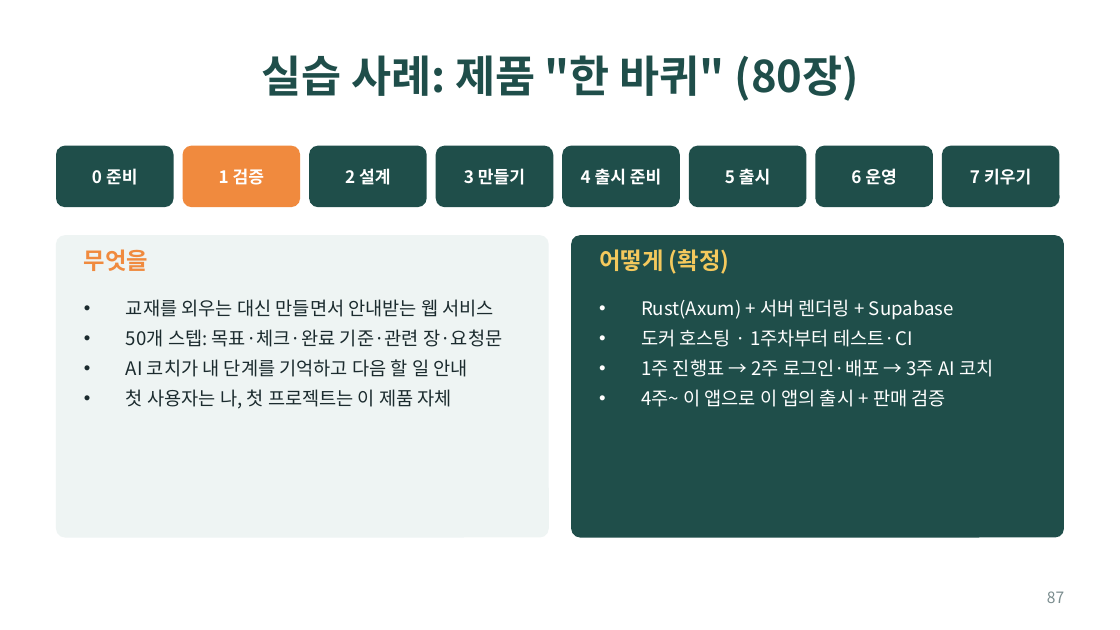
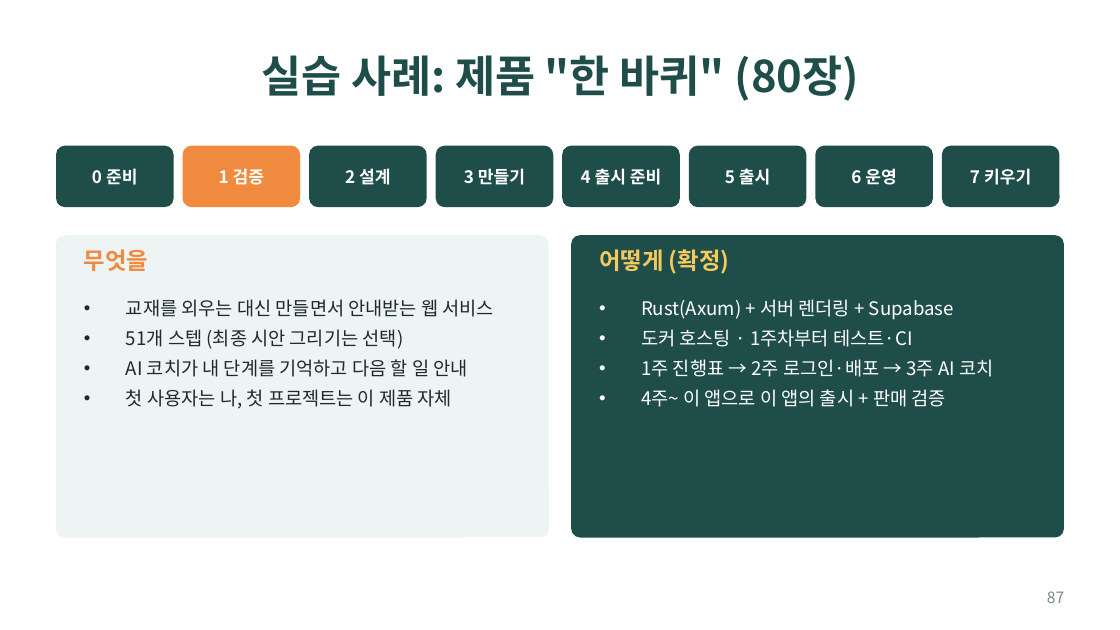
Before and after one commit to bincodin-ko/stanford-study, a slide deck: slide 87 of slides/internet-business-101.pptx. Drawn at 1120x630 pixels with LibreOffice and Linux fonts; fonts in the diff are those of the drawing. Boxes give left, top, right and bottom in pixels: in the first picture for what was removed or moved away, otherwise in the second. Text is boxed around its words. In the diff, an @@ line names an element or a change of style, - is before the commit and + after.

```diff
--- a/slides/internet-business-101.pptx
+++ b/slides/internet-business-101.pptx
@@ text at <box>126,329,404,349</box>: text changed @@
-• 50개 스텝: 목표·체크·완료 기준·관련 장·요청문
+• 51개 스텝 (최종 시안 그리기는 선택)
```
Also in this commit, not shown: 9 other files.
